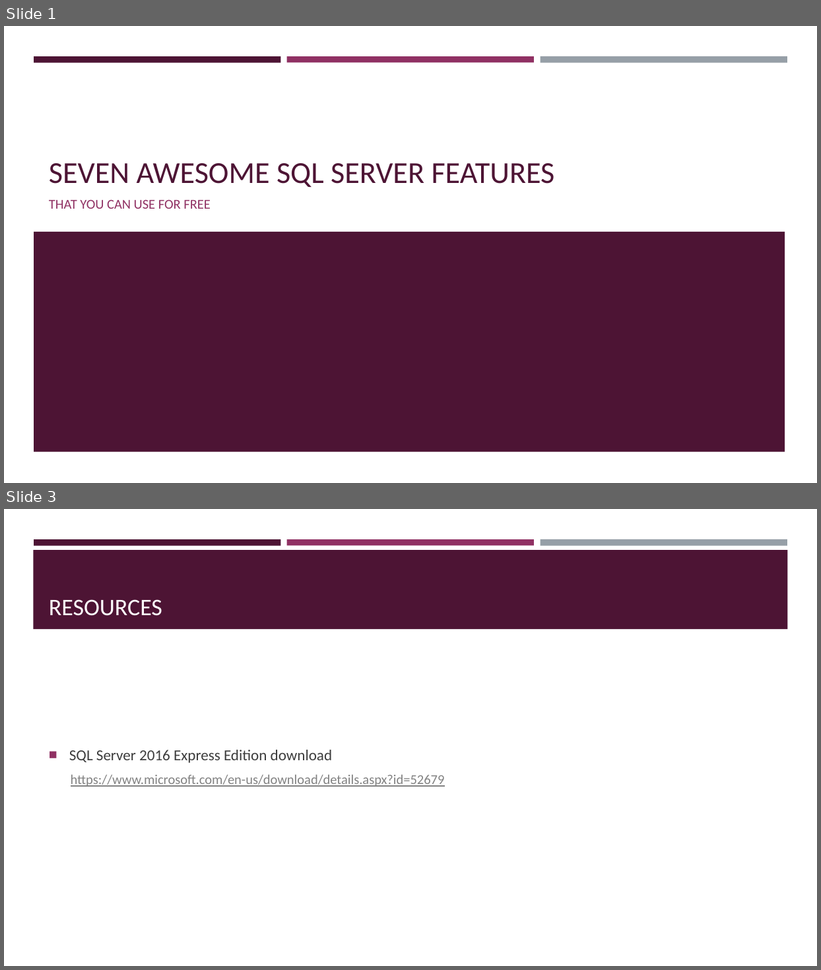
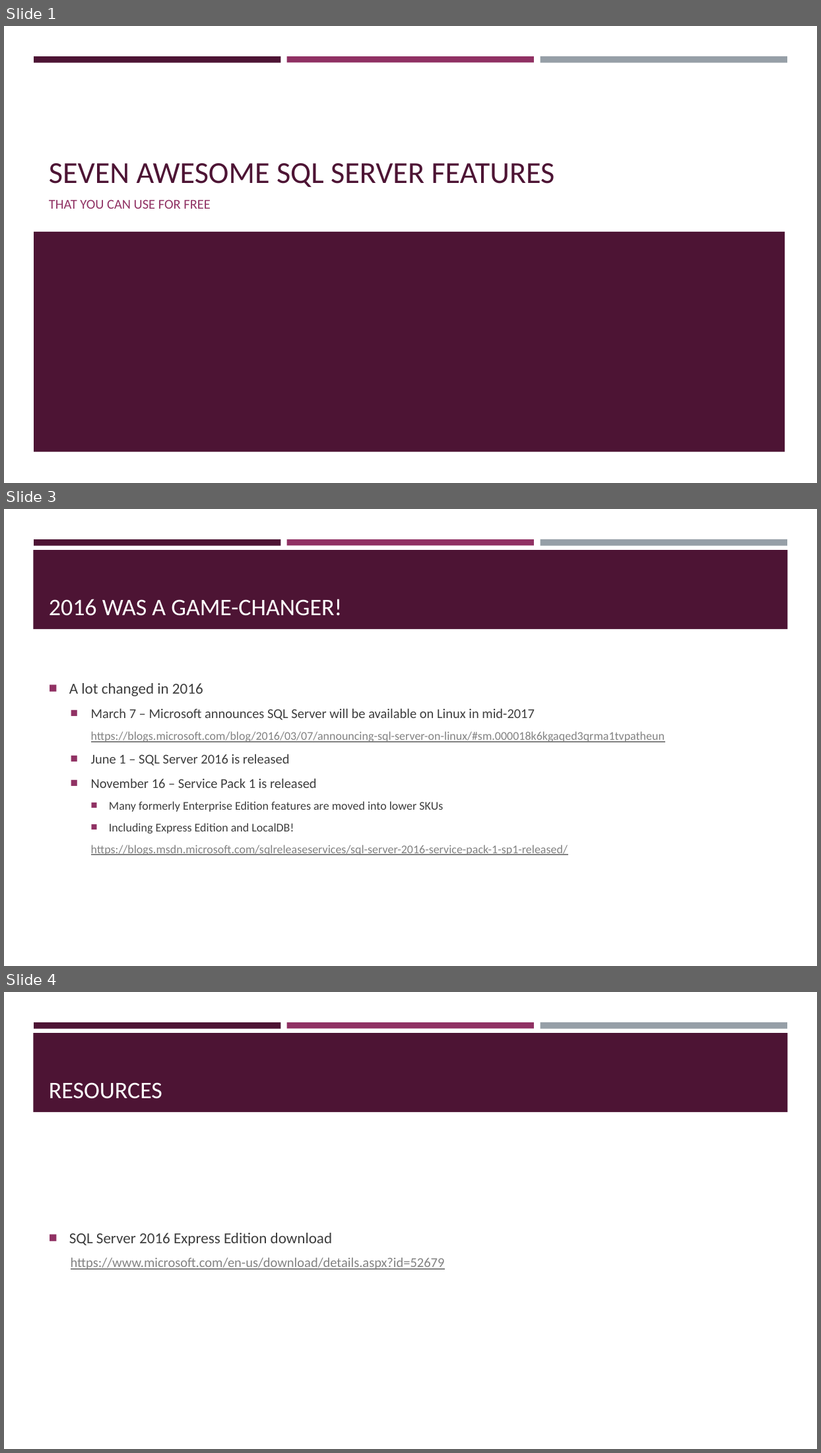
Before and after one commit to sqltran/SevenAwesomeSQLFeatures, a slide deck: AwesomeFreeSQLServerFeatures.pptx. Shown one above the other, each under a label of ours: slides 1 and 3 before the commit, slides 1, 3 and 4 after it; the slides between them are not shown. The pictures are 821x970 and 821x1453 pixels, drawn with LibreOffice and Linux fonts; fonts in the diff are those of the drawing. Boxes give left, top, right and bottom in pixels: in the first picture for what was removed or moved away, otherwise in the second. Text is boxed around its words. In the diff, an @@ line names an element or a change of style, - is before the commit and + after.

Commit message:
Added game-changer slide.

```diff
--- a/AwesomeFreeSQLServerFeatures.pptx
+++ b/AwesomeFreeSQLServerFeatures.pptx
@@ slide 3 added at (4, 509, 817, 966), background #FFFFFF; not listed: 4 template elements that a slide beside it also shows @@
@@ title added at (49, 599, 342, 616), 28 pt, text #FFFFFF @@
+2016 WAS A GAME-CHANGER!
@@ text added at (69, 683, 665, 855), 14 pt, text #3D3D3D @@
+■ A lot changed in 2016
+  ■ March 7 – Microsoft announces SQL Server will be available on Linux in mid-2017
+    https://blogs.microsoft.com/blog/2016/03/07/announcing-sql-server-on-linux/#sm.000018k6kgaqed3qrma1tvpatheun
+  ■ June 1 – SQL Server 2016 is released
+  ■ November 16 – Service Pack 1 is released
+    ■ Many formerly Enterprise Edition features are moved into lower SKUs
+    ■ Including Express Edition and LocalDB!
+    https://blogs.msdn.microsoft.com/sqlreleaseservices/sql-server-2016-service-pack-1-sp1-released/
@@ what was slide 3 is now slide 4 @@
```
Also in this commit, not shown: 1 slide changed.
